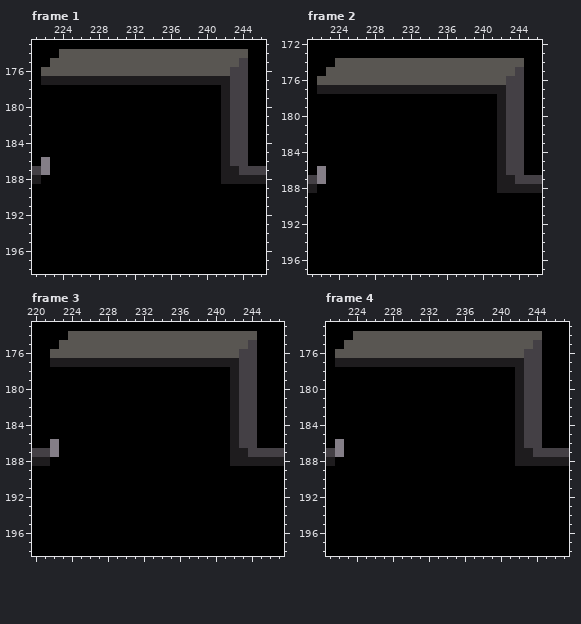
One commit to this pixel-art file: Assets/Original/roof.aseprite. Above: the version before the commit.
320x240 pixels, 17 frames. Colours within 5 levels of each other are drawn and written as one. Shown: frame 1: x 221..246, y 173..198; frame 2: x 221..246, y 172..197; frame 3: x 220..247, y 173..198; frame 4: x 221..247, y 173..198. The commit also changed other frames or places, which this record leaves out.
And afterwards:
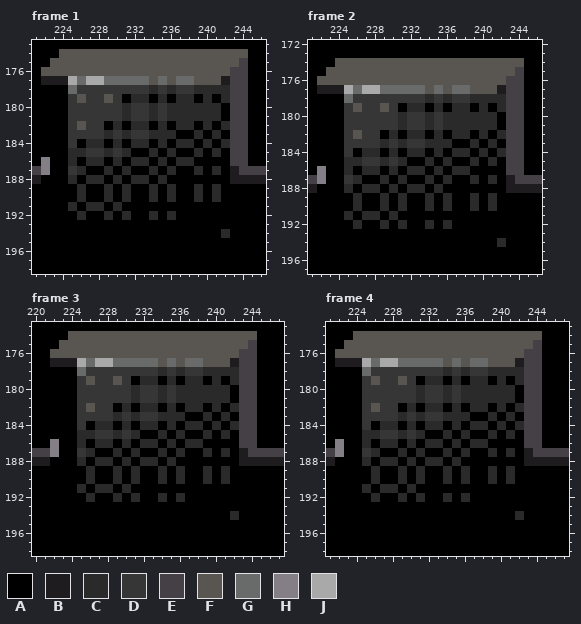
Palette (. is transparent): A #000000  B #1e1c1e  C #2a2a2a  D #363636  E #444045  F #595652  G #696a6a  H #847e87  J #a9a9a9
Change:
layer "Layer 1" added
Frame 1, layer "Layer 1":
Colour A replaces colour B in rows 180 to 181 at x 242; in row 183 at x 242; in rows 185 to 188 at x 242.
Colour C replaces colour A in row 178 at x 234, 236 and 239 to 241; in row 179 at x 232 to 233, 235, 237 to 238 and 240; in rows 180 to 181 at x 231, 234 and 236 to 241; in row 182 at x 230, 232 to 233, 235, 237 to 238 and 240; in row 183 at x 229, 231, 234 to 236, 239 and 241; in row 184 at x 227 to 228, 230, 232 to 233, 235, 237 to 238 and 240.
Colour C replaces colour A in row 185 at x 225 to 226, 229, 231, 234, 236, 239 and 241; in row 186 at x 225, 227 to 228, 230, 232 to 233, 235 and 237 to 238; in row 187 at x 226, 229, 231, 234, 236, 239 and 241; in row 188 at x 225, 227 to 228, 230, 232 to 233 and 235; in rows 189 to 190 at x 226, 229, 231, 234, 236, 239 and 241; in row 191 at x 225, 227 to 228 and 230.
Colour C replaces colour A in row 192 at x 226, 229, 231, 234 and 236; in row 194 at x 242.
Colour C replaces colour B in rows 178 to 179 at x 242; in row 182 at x 242; in row 184 at x 242.
Colour D replaces colour A in row 178 at x 226 to 233, 235 and 237 to 238; in row 179 at x 225, 227 to 228 and 230; in rows 180 to 181 at x 225 to 230, 232 to 233 and 235; in row 182 at x 225 and 227 to 228; in row 183 at x 225 to 228, 230 and 232 to 233; in row 184 at x 225.
Colour D replaces colour A in row 185 at x 227 to 228 and 230; in row 187 at x 225.
Colour F replaces colour A in row 179 at x 226 and 229; in row 182 at x 226.
Colour F replaces colour B in row 177 at x 234, 236 and 239 to 241.
Colour G replaces colour A in row 178 at x 225.
Colour G replaces colour B in row 177 at x 226, 229 to 233, 235 and 237 to 238.
Colour J replaces colour B in row 177 at x 225 and 227 to 228.
Frame 2, layer "Layer 1": the same change as frame 1
Frame 3, layer "Layer 1": the same change as frame 1
Frame 4, layer "Layer 1": the same change as frame 1
